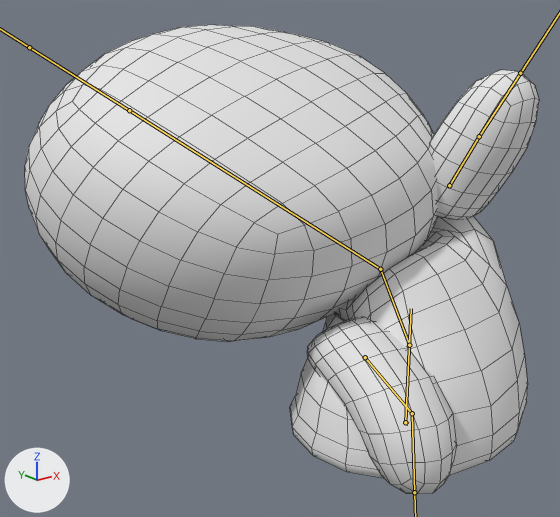
The FBX model Assets/Models/Character.fbx, before and after one commit.
One viewpoint serves both versions: a camera (50 mm lens) standing at (-1.99, -1.73, 1.46) and looking at (-0.22, 0.48, 0.57). Every picture has the same lights, and +X, +Y and +Z are marked at lower left. Both versions are drawn at frame 1 of the action 'CharacterArmature|Ladder'; the numbers are the values there. The bones that bend it are drawn over the model as lines. Mesh edges are drawn as thin lines.

Objects in the first picture: 'Character'.
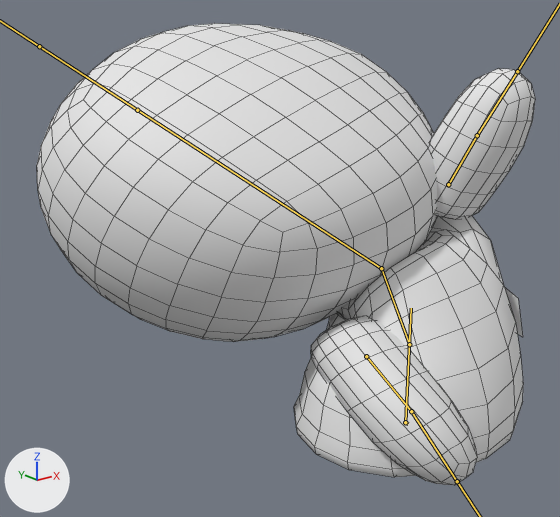
Changed parts and their boxes [x1, y1, x2, y2] in the pictures (560 x 517 px):
'Character', posed: before [25, 25, 539, 494]; after [37, 23, 535, 485]
bone 'LowerArm.R', root to tip: before (412, 413) to (414, 492); after (411, 411) to (457, 481)

Edits to the bpy script that builds the scene:
```text
Change bone_body:
    where bone_body = bpy.data.objects['CharacterArmature'].pose.bones['Body']  # child of 'Root'
    bone_body.scale: (1.15, 0.87, 1.15) -> (1.11, 0.88, 1.11)
Change bone_lowerarm_r:
    where bone_lowerarm_r = bpy.data.objects['CharacterArmature'].pose.bones['LowerArm.R']  # child of 'UpperArm.R'
    bone_lowerarm_r.rotation_quaternion: (0.935, -0.03, 0.049, -0.35) -> (0.949, -0.251, -0.119, -0.149)  # degrees (-5, 4, -41) -> degrees (-28, -18, -13)
```
